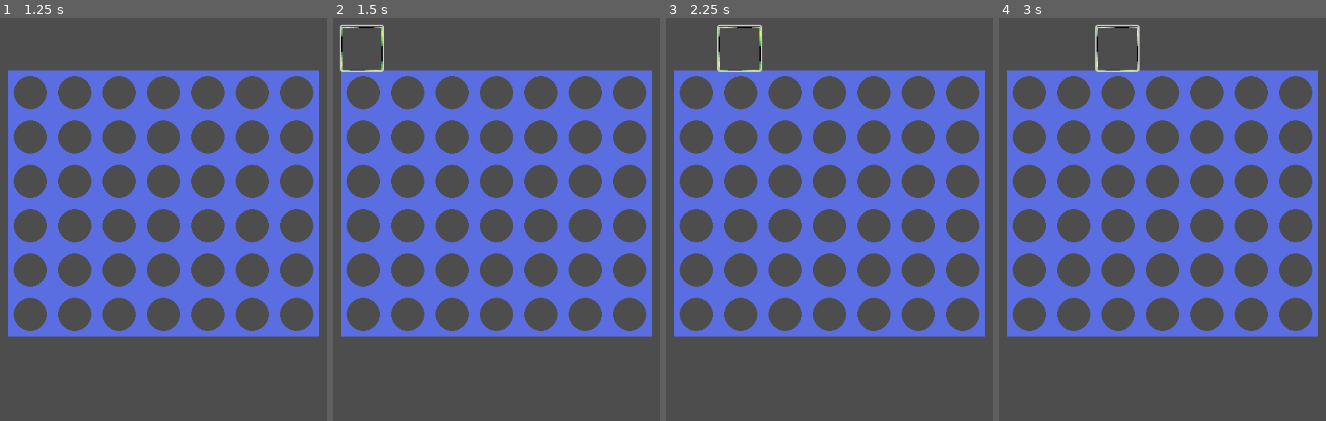
Above: before the commit, frames 1-4 (left to right).
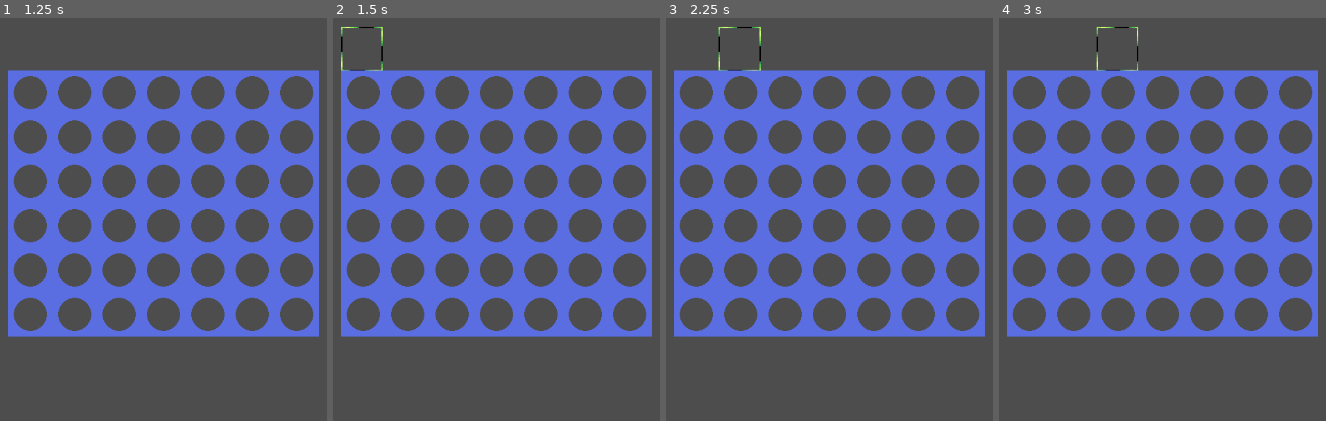
Above: after the commit, the same moments.

Repository: BenSidiAlessio/Connect4
Game: Godot game, scene res://Scenes/game_manager.tscn
The game is run twice, just before and just after one commit, with the same random seed, the same clock (stepped at 60 frames per second) and the same inputs.
Inputs (mouse positions are in pixels of both pictures, inside the frame that each line leads up to):
- Up to frame 1 (1.25 s): click "START LOCAL GAME" at 0.5 s
- Up to frame 2 (1.5 s): click (362, 50) at 1.25 s
- Up to frame 3 (2.25 s): click (741, 50) at 2 s
- Up to frame 4 (3 s): click (1116, 50) at 2.75 s

Frame 1 is identical in both runs. In frame 2, 0.2% of the frame differs, in the area x 2-16%, y 1-14%; in frame 3, 0.2%; in frame 4, 0.2%, in the area x 29-44%, y 1-14%.

Commit message:
Fixed focus after click on gameboard buttons

Diff:
--- a/Scenes/BoardGame/game_board_manager.gd
+++ b/Scenes/BoardGame/game_board_manager.gd
@@ -17,9 +17,10 @@
 			var yPosition = y * cellPixels + offSetPosition
 			var cell = set_cell(Vector2i(xPosition,yPosition))
 			if cell != null:
-				board_data [str(Vector2i(xPosition,yPosition))] = {
+				board_data ["(" + str(x) +"," + str(y) + ")" ] = {
+						"Position": Vector2i(xPosition,yPosition),
 						"Cell": cell,
-						"State": "Empty"
+						"Coin": null
 					}
 
 	print(board_data)
--- a/Scenes/BoardGame/game_board_manager.tscn
+++ b/Scenes/BoardGame/game_board_manager.tscn
@@ -55,6 +55,7 @@
 size_flags_horizontal = 3
 focus_neighbor_left = NodePath("../ColumnButton2")
 focus_next = NodePath("../ColumnButton2")
+focus_mode = 0
 theme_override_colors/font_hover_pressed_color = Color(0, 0, 0, 0)
 theme_override_styles/hover = SubResource("StyleBoxTexture_ixfc1")
 theme_override_styles/normal_mirrored = SubResource("StyleBoxFlat_txs4c")
@@ -67,6 +68,7 @@
 focus_neighbor_right = NodePath("../ColumnButton3")
 focus_next = NodePath("../ColumnButton3")
 focus_previous = NodePath("../ColumnButton")
+focus_mode = 0
 theme_override_colors/font_hover_pressed_color = Color(0, 0, 0, 0)
 theme_override_styles/hover = SubResource("StyleBoxTexture_ixfc1")
 theme_override_styles/normal_mirrored = SubResource("StyleBoxFlat_txs4c")
@@ -79,6 +81,7 @@
 focus_neighbor_right = NodePath("../ColumnButton4")
 focus_next = NodePath("../ColumnButton2")
 focus_previous = NodePath("../ColumnButton4")
+focus_mode = 0
 theme_override_colors/font_hover_pressed_color = Color(0, 0, 0, 0)
 theme_override_styles/hover = SubResource("StyleBoxTexture_ixfc1")
 theme_override_styles/normal_mirrored = SubResource("StyleBoxFlat_txs4c")
@@ -91,6 +94,7 @@
 focus_neighbor_right = NodePath("../ColumnButton5")
 focus_next = NodePath("../ColumnButton3")
 focus_previous = NodePath("../ColumnButton5")
+focus_mode = 0
 theme_override_colors/font_hover_pressed_color = Color(0, 0, 0, 0)
 theme_override_styles/hover = SubResource("StyleBoxTexture_ixfc1")
 theme_override_styles/normal_mirrored = SubResource("StyleBoxFlat_txs4c")
@@ -103,6 +107,7 @@
 focus_neighbor_right = NodePath("../ColumnButton6")
 focus_next = NodePath("../ColumnButton4")
 focus_previous = NodePath("../ColumnButton6")
+focus_mode = 0
 theme_override_colors/font_hover_pressed_color = Color(0, 0, 0, 0)
 theme_override_styles/hover = SubResource("StyleBoxTexture_ixfc1")
 theme_override_styles/normal_mirrored = SubResource("StyleBoxFlat_txs4c")
@@ -115,6 +120,7 @@
 focus_neighbor_right = NodePath("../ColumnButton7")
 focus_next = NodePath("../ColumnButton5")
 focus_previous = NodePath("../ColumnButton7")
+focus_mode = 0
 theme_override_colors/font_hover_pressed_color = Color(0, 0, 0, 0)
 theme_override_styles/hover = SubResource("StyleBoxTexture_ixfc1")
 theme_override_styles/normal_mirrored = SubResource("StyleBoxFlat_txs4c")
@@ -125,6 +131,7 @@
 size_flags_horizontal = 3
 focus_neighbor_left = NodePath("../ColumnButton6")
 focus_previous = NodePath("../ColumnButton6")
+focus_mode = 0
 theme_override_styles/hover = SubResource("StyleBoxTexture_ixfc1")
 theme_override_styles/normal_mirrored = SubResource("StyleBoxFlat_txs4c")
 theme_override_styles/normal = SubResource("StyleBoxFlat_sija2")
--- /dev/null
+++ b/Scripts/coin.gd
@@ -0,0 +1,11 @@
+extends Node2D
+
+
+# Called when the node enters the scene tree for the first time.
+func _ready() -> void:
+	pass # Replace with function body.
+
+
+# Called every frame. 'delta' is the elapsed time since the previous frame.
+func _process(delta: float) -> void:
+	pass
